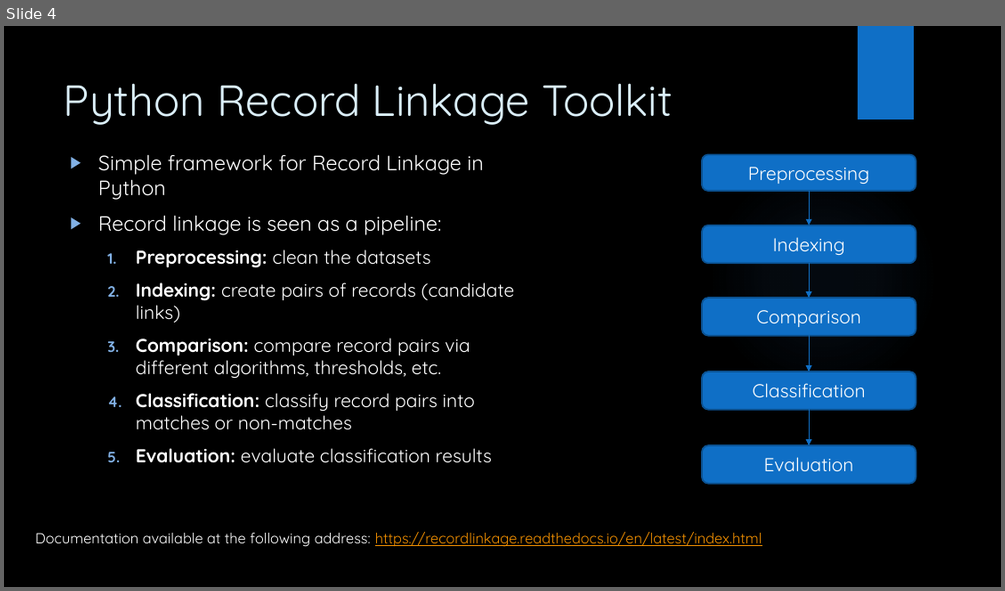
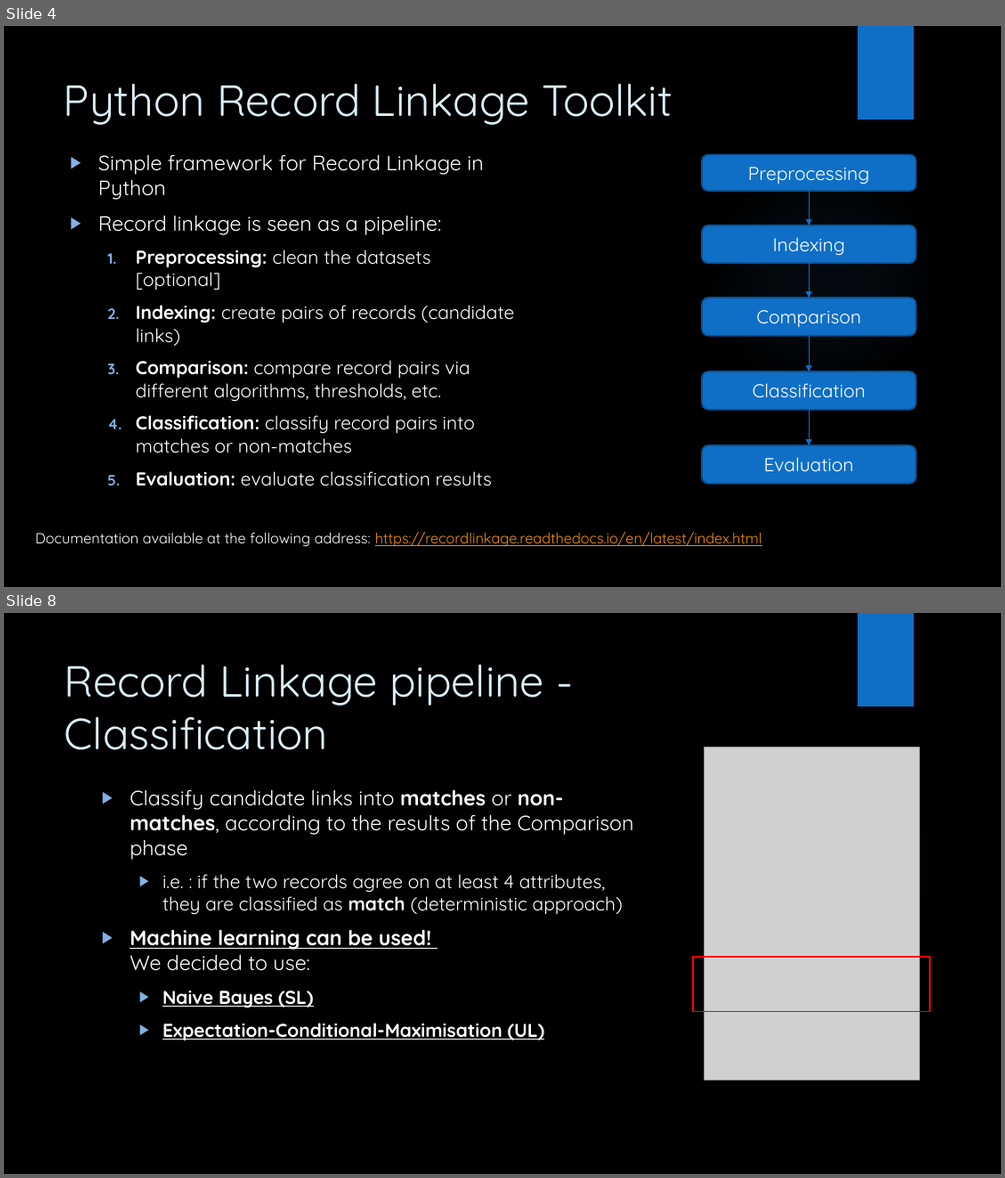
Before and after one commit to frenkowski/ML_aided_RecordLinkage, a slide deck: slides/Machine Learning aided Record Linkage.pptx. Shown one above the other, each under a label of ours: slide 4 before the commit, slides 4 and 8 after it; the slides between them are not shown. The pictures are 1005x591 and 1005x1178 pixels, drawn with LibreOffice and Linux fonts; fonts in the diff are those of the drawing; grey boxes stand for pictures; background and template pictures are left out. Boxes give left, top, right and bottom in pixels: in the first picture for what was removed or moved away, otherwise in the second. Text is boxed around its words. In the diff, an @@ line names an element or a change of style, - is before the commit and + after.

```diff
--- a/slides/Machine Learning aided Record Linkage.pptx
+++ b/slides/Machine Learning aided Record Linkage.pptx
@@ slide 8 added at (x1=4, y1=613, x2=1001, y2=1174), background picture (left out); not listed: 2 template elements that a slide beside it also shows @@
@@ title added at (x1=65, y1=664, x2=544, y2=750), 42 pt, text #DBEFF9 @@
+Record Linkage pipeline - Classification
@@ picture added at (x1=704, y1=747, x2=919, y2=1080) @@
@@ text added at (x1=129, y1=789, x2=634, y2=1040), 18 pt, text #FFFFFF @@
+▶ Classify candidate links into matches or non-matches, according to the results of the Comparison phase
+  ▶ i.e. : if the two records agree on at least 4 attributes, they are classified as match (deterministic approach)
+▶ Machine learning can be used!
+  We decided to use:
+  ▶ Naive Bayes (SL)
+  ▶ Expectation-Conditional-Maximisation (UL)
@@ rectangle added at (x1=693, y1=957, x2=930, y2=1012), outline #FF0000 1.5 pt @@
@@ slide 4 changed as well @@
@@ text at (x1=136, y1=249, x2=431, y2=289): text changed @@
-  1. Preprocessing: clean the datasets
+  1. Preprocessing: clean the datasets
+     [optional]
```
Also in this commit, not shown: 5 other slides changed, 23 other slides added, 3 other files.
